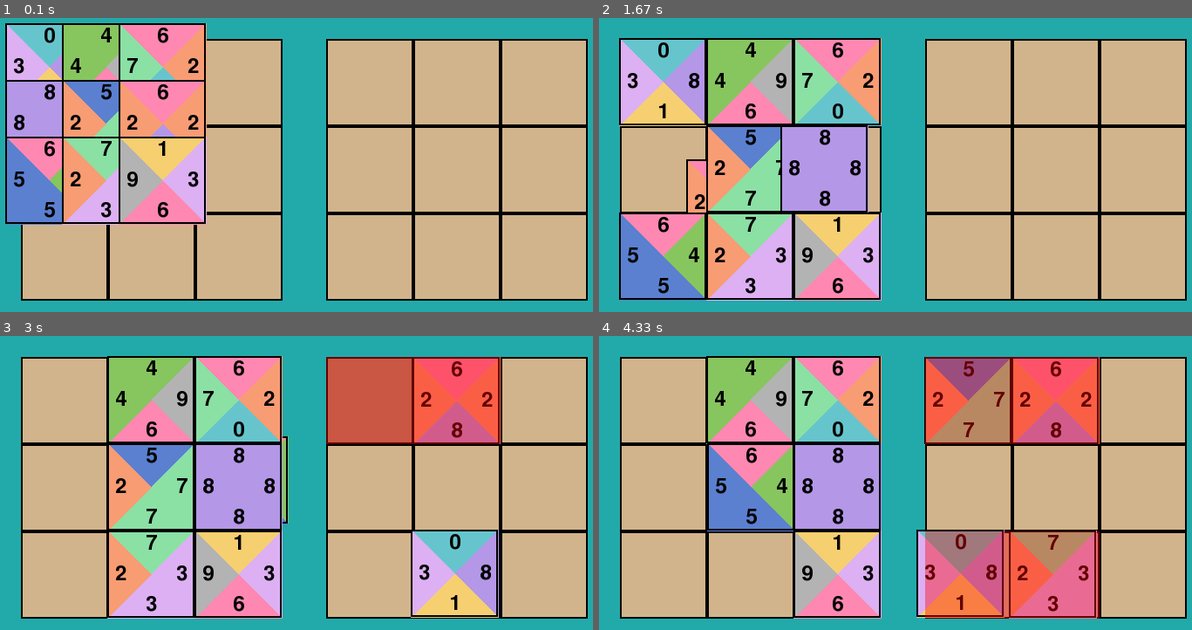
Above: before the commit, frames 1-4 (two rows, left to right).
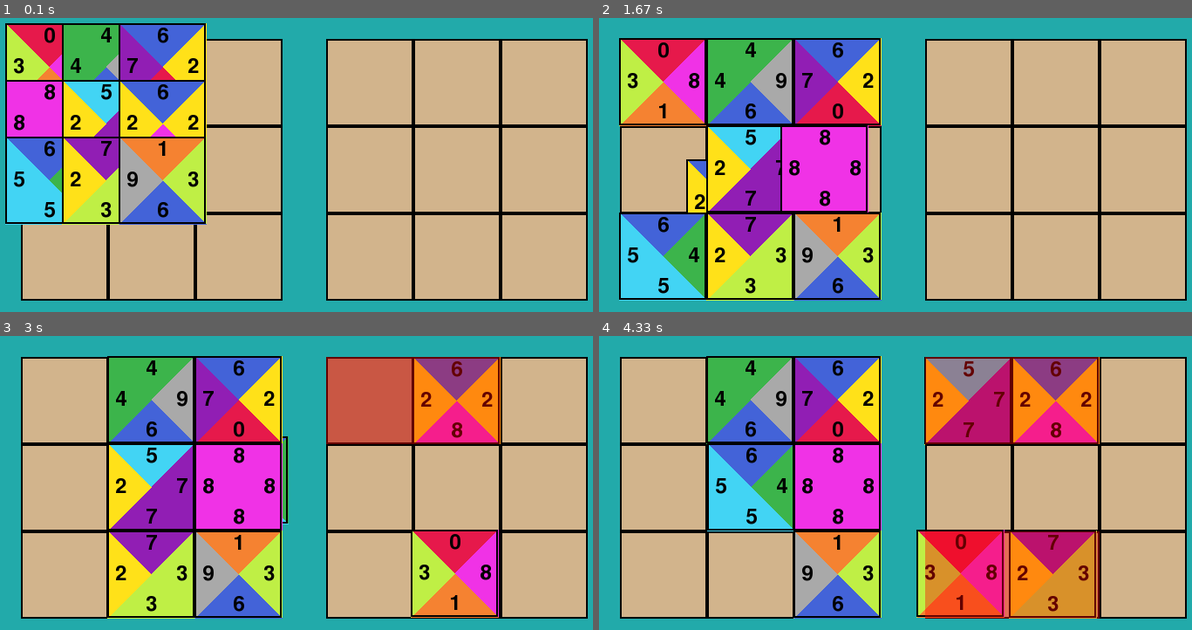
Above: after the commit, the same moments.

Repository: logan-a-richey/tetravex_pygame
Game: pygame game, started from run_game.py
The game is run twice, just before and just after one commit, with the same random seed, the same clock (stepped at 60 frames per second) and the same inputs.
Inputs (mouse positions are in pixels of both pictures, inside the frame that each line leads up to):
- Up to frame 1 (0.1 s): no input
- Up to frame 2 (1.67 s): click (877, 185) at 0.38 s; tap Enter at 0.67 s; press the mouse at (877, 185) at 1.03 s; move the mouse to (788, 197) at 1.13 s; release the mouse at (693, 212) at 1.27 s; press the mouse at (664, 170) at 1.37 s; move the mouse to (776, 232) at 1.47 s; release the mouse at (889, 297) at 1.6 s
- Up to frame 3 (3 s): press the mouse at (65, 488) at 1.7 s; move the mouse to (249, 435) at 1.8 s; release the mouse at (432, 385) at 1.93 s; press the mouse at (65, 400) at 2.03 s; move the mouse to (272, 506) at 2.13 s; release the mouse at (486, 612) at 2.27 s; press the mouse at (65, 400) at 2.37 s; move the mouse to (266, 427) at 2.47 s; release the mouse at (468, 456) at 2.6 s; press the mouse at (65, 574) at 2.7 s; move the mouse to (213, 506) at 2.8 s; release the mouse at (367, 435) at 2.93 s
- Up to frame 4 (4.33 s): press the mouse at (966, 400) at 3.03 s; move the mouse to (836, 444) at 3.13 s; release the mouse at (711, 491) at 3.27 s; press the mouse at (1055, 574) at 3.37 s; move the mouse to (925, 585) at 3.47 s; release the mouse at (794, 597) at 3.6 s; press the mouse at (753, 574) at 3.7 s; move the mouse to (865, 556) at 3.8 s; release the mouse at (978, 538) at 3.93 s; press the mouse at (1055, 488) at 4.03 s; move the mouse to (889, 430) at 4.13 s; release the mouse at (723, 374) at 4.27 s

The runs differ from the first frame. In frame 1, 20% of the frame differs, in the area x 0-35%, y 1-71%; in frame 2, 29%; in frame 3, 29%; in frame 4, 33%, in the area x 18-85%, y 6-97%.

Commit message:
added src and logger. fixed solution message. added cmdline feature to set board size

Diff:
--- a/run_game.py
+++ b/run_game.py
@@ -1,13 +1,25 @@
 #!/usr/bin/env python3
 
+import re
 import sys
+# prevent __pycache__
 sys.dont_write_bytecode = True
 
-from pygame_gui.game import Game
+from src.pygame_version.game import Game
 
 def main():
-    print("[INFO] Running Pygame version!")
-    game = Game(3)
+    size = 3
+    if len(sys.argv) >= 2:
+        num_match = re.match(r'\d+', sys.argv[1])
+        if not num_match:
+            print("Usage: ./main.py <board_size_int>")
+            exit(1)
+        size = int(num_match.group(0))
+        if (size < 2 or size > 8):
+            print("Usage: size must be between 2 and 8")
+            exit(1)
+
+    game = Game(size)
     game.run()
 
 if __name__ == "__main__":
--- a/pygame_gui/game.py
+++ b/src/pygame_version/game.py
@@ -1,13 +1,32 @@
 # game.py
 
+import os
+os.environ['PYGAME_HIDE_SUPPORT_PROMPT'] = "hide"
+
+import warnings
+warnings.filterwarnings(
+    "ignore",
+    message="Your system is avx2 capable.*",
+    category=RuntimeWarning
+)
+
 import pygame
-from pygame_gui.click_box import ClickBox
-from pygame_gui.tile import Tile
 import random
+
+from src.pygame_version.logger import get_logger
+from src.pygame_version.click_box import ClickBox
+from src.pygame_version.tile import Tile
 
 class Game:
     def __init__(self, board_size=3):
+        # logger setup
+        self.logger = get_logger(__name__)
+        self.logger.info("Starting Pygame!")
+
+        # pygame setup
         pygame.init()
+
+        # screen setup
         self.TILE_SIZE = 100
         self.BOARD_SIZE = board_size
         self.SPACING = 50 # space between the two grids
@@ -17,13 +36,12 @@
         self.screen = pygame.display.set_mode((self.SCREEN_WIDTH, self.SCREEN_HEIGHT))
         pygame.display.set_caption("Tetravex {} x {}".format(self.BOARD_SIZE, self.BOARD_SIZE))
 
+        # game setup
         self.font = pygame.font.SysFont(None, 36)
         self.mouse_pos = (0, 0)
         self.mouse_down = False
         self.solved = 0
-
         self.running = True
-
         self.init_board()
 
     def init_board(self):
@@ -56,10 +74,12 @@
         # shuffle tiles
         random.shuffle(tiles)
 
-        print(self.BOARD_SIZE, end=" ")
-        for t in tiles:
-            print("{}{}{}{}".format(t.n, t.e, t.s, t.w), end=" ")
-        print()
+        # log message
+        msg = "New puzzle instantiated: {} {}".format(
+            self.BOARD_SIZE,
+            " ".join([t.get_string() for t in tiles])
+        )
+        self.logger.info(msg)
 
         # rearrange tiles
         for i in range(self.BOARD_SIZE):
@@ -173,13 +193,23 @@
                         is_solved = False
 
         self.solved = is_solved
-        print("[INFO] Puzzle Solved!")
+        if self.solved == True:
+            self.logger.info("Puzzle Solved!")
+
         return is_solved
 
     def handle_events(self):
         for event in pygame.event.get():
+            # exit events
             if event.type == pygame.QUIT:
                 self.running = False
+                return
+            elif event.type == pygame.KEYDOWN:
+                if event.key == pygame.K_ESCAPE:
+                    self.running = False
+                    return
+
+            # mouse events
             elif event.type == pygame.MOUSEBUTTONDOWN:
                 self.on_mouse_down()
             elif event.type == pygame.MOUSEBUTTONUP:
@@ -214,6 +244,7 @@
 
         # display solution text:
         if self.solved:
+
             text = self.font.render("Puzzle Solved!", True, "#000000")
             pos = (
                 self.SCREEN_WIDTH // 2 ,
--- /dev/null
+++ b/src/pygame_version/logger.py
@@ -0,0 +1,20 @@
+# logger.py
+
+import logging
+import sys
+
+def get_logger(name: str = "Tetravex") -> logging.Logger:
+    logger = logging.getLogger(name)
+    logger.setLevel(logging.INFO)
+
+    # avoid adding multiple handlers if already set
+    if not logger.hasHandlers():
+        handler = logging.StreamHandler(sys.stdout)
+        formatter = logging.Formatter(
+            '[%(asctime)s] [%(levelname)s] %(name)s: %(message)s',
+            datefmt='%H:%M:%S'
+        )
+        handler.setFormatter(formatter)
+        logger.addHandler(handler)
+
+    return logger
--- a/pygame_gui/tile.py
+++ b/src/pygame_version/tile.py
@@ -1,25 +1,18 @@
 # tile.py
 
 import pygame
-from random import randint
 
-# lazy colors
-#COLORS = {}
-#for i in range(10):
-#    COLORS[i] = tuple([randint(100,200) for _ in range(3)])
-
-# pastel colors
 COLORS = {
-    0: '#66c5cc',
-    1: '#f6cf71',
-    2: '#f89c74',
-    3: '#dcb0f2',
-    4: '#87c55f',
-    5: '#5b80d0',
-    6: '#fe88b1',
-    7: '#8be0a4',
-    8: '#b497e7',
-    9: '#b3b3b3'
+    0: '#e6194b',  # Red
+    1: '#f58231',  # Orange
+    2: '#ffe119',  # Yellow
+    3: '#bfef45',  # Lime
+    4: '#3cb44b',  # Green
+    5: '#42d4f4',  # Cyan
+    6: '#4363d8',  # Blue
+    7: '#911eb4',  # Violet
+    8: '#f032e6',  # Pink
+    9: '#a9a9a9'   # Gray
 }
 
 class Tile:
@@ -32,6 +25,9 @@
 
         self.x = 0
         self.y = 0
+
+    def get_string(self) -> str:
+        return "{}{}{}{}".format(self.n, self.e, self.s, self.w)
 
     def update_target(self, tx, ty):
         self.x += (tx - self.x) * 0.1
Renamed: pygame_gui/click_box.py -> src/pygame_version/click_box.py
